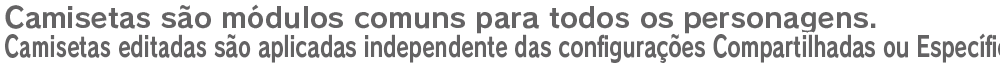
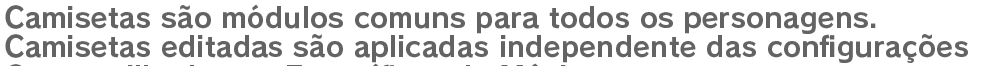
Comparing the layer stacks of the two w=1000, h=66 images. Changes:
added group "Pt Centralizado V1.5" with 1 layers above "Pt Centralizado" over (x1=5, y1=31, x2=968, y2=66)
added layer "Camisetas são módulos comuns para todos os personagens. Camiset" in group "Pt Centralizado V1.5" over (x1=5, y1=31, x2=968, y2=66)
hid group "Pt Centralizado" (3 layers) over (x1=5, y1=31, x2=1000, y2=63)
